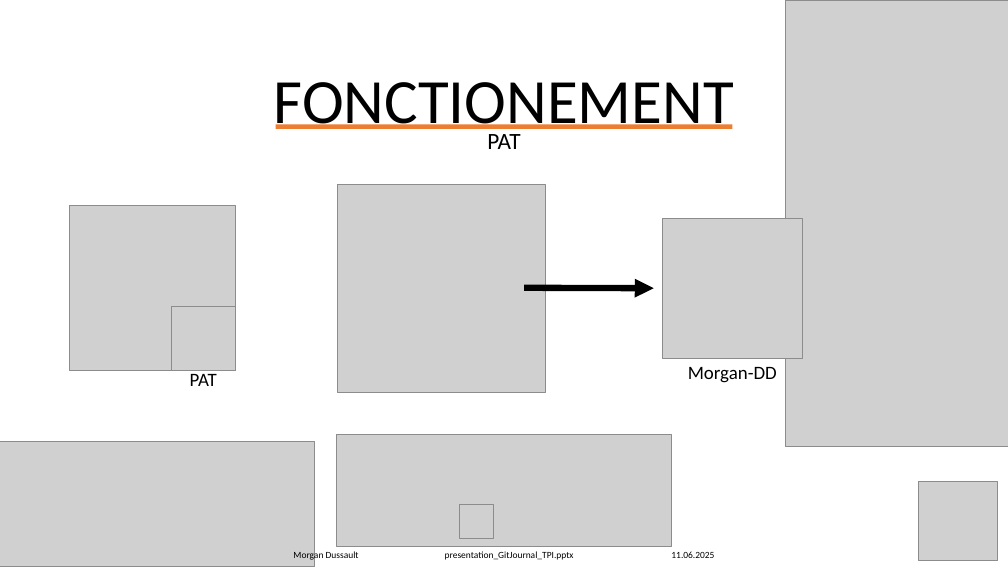
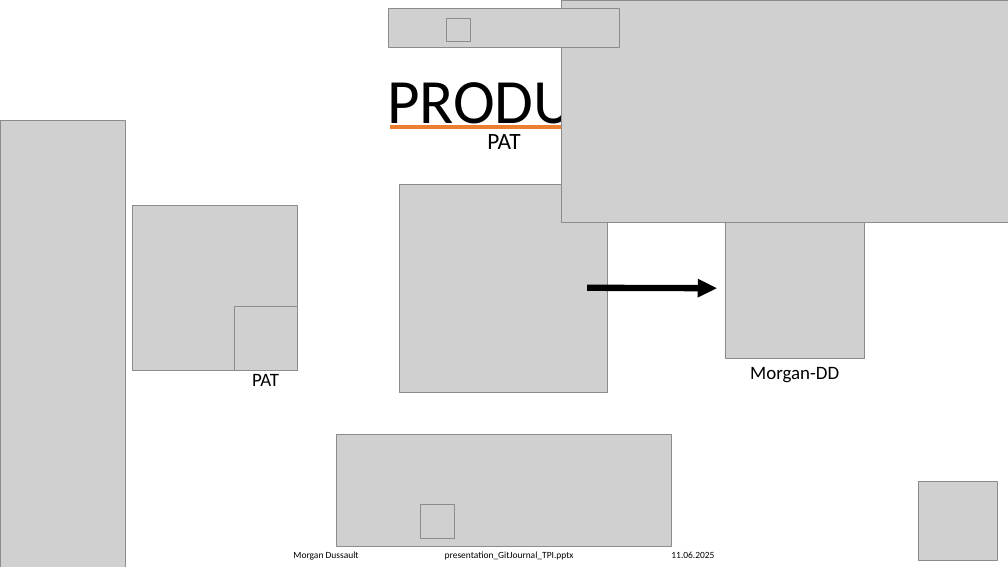
Before and after one commit to Morgan-DD/GitJournal, a slide deck: slide 10 of presentation/presentation_GitJournal_TPI.pptx (slide 14 before the commit). Drawn at 1008x567 pixels with LibreOffice and Linux fonts; fonts in the diff are those of the drawing; grey boxes stand for pictures. Boxes give left, top, right and bottom in pixels: in the first picture for what was removed or moved away, otherwise in the second. Text is boxed around its words. In the diff, an @@ line names an element or a change of style, - is before the commit and + after.

```diff
--- a/presentation/presentation_GitJournal_TPI.pptx
+++ b/presentation/presentation_GitJournal_TPI.pptx
@@ picture added at [389,9,619,48] @@
@@ picture added at [447,18,470,42] @@
@@ picture added at [562,0,1008,222] @@
@@ picture removed at [786,0,1008,447] @@
@@ text at [387,70,620,138]: text changed @@
-FONCTIONEMENT
+PRODUIT
@@ picture added at [0,120,126,567] @@
@@ rectangle: place and size @@
-rectangle at [276,125,733,129]
+rectangle at [390,126,618,129]
@@ 2 pictures, 1 text, 1 arrow: place and size @@
-2 pictures, 1 text, 1 arrow at [337,185,802,392]
+2 pictures, 1 text, 1 arrow at [400,185,865,392]
@@ 2 pictures, 1 text: place and size @@
-2 pictures, 1 text at [70,205,235,386]
+2 pictures, 1 text at [132,205,297,386]
@@ picture removed at [0,442,315,567] @@
@@ picture: place and size @@
-picture at [460,504,494,538]
+picture at [420,504,454,538]
```
Also in this commit, not shown: 24 other slides changed, 8 slides added, 14 other files.
